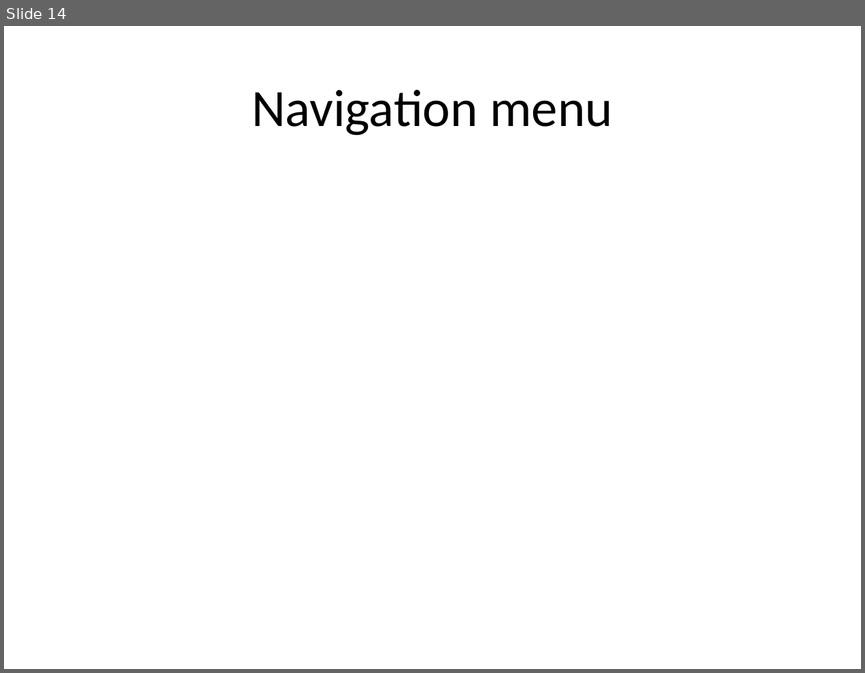
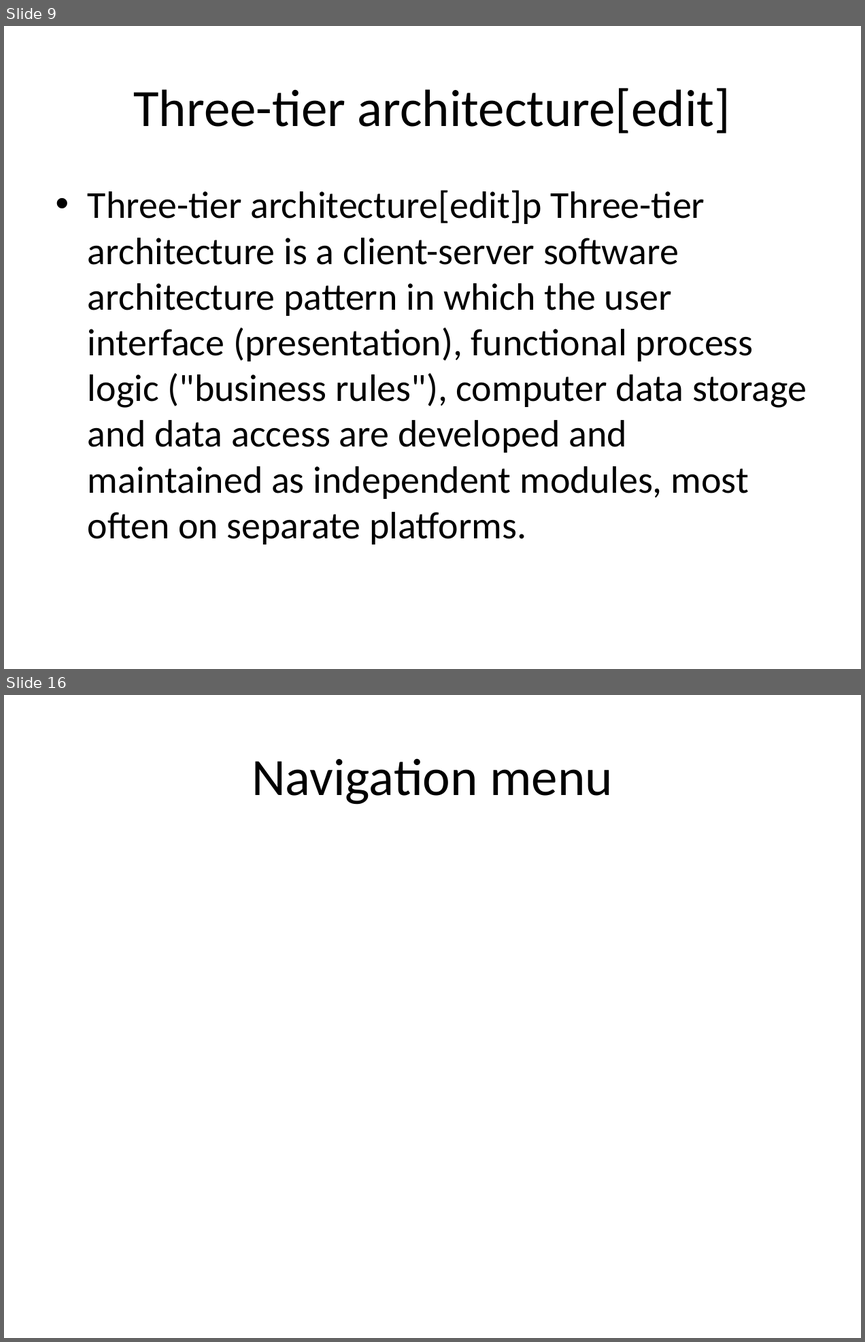
Before and after one commit to eppisai/Uplift---Smart-educational-Platform, a slide deck: AutoPPT-main/AutoPPT-main/something.pptx. Shown one above the other, each under a label of ours: slide 14 before the commit, slides 9 and 16 after it; the slides between them are not shown. The pictures are 865x673 and 865x1342 pixels, drawn with LibreOffice and Linux fonts; fonts in the diff are those of the drawing. Boxes give left, top, right and bottom in pixels: in the first picture for what was removed or moved away, otherwise in the second. Text is boxed around its words. In the diff, an @@ line names an element or a change of style, - is before the commit and + after.

```diff
--- a/AutoPPT-main/AutoPPT-main/something.pptx
+++ b/AutoPPT-main/AutoPPT-main/something.pptx
@@ slide 9 added at (4, 26, 861, 669), background #FFFFFF @@
@@ title added at (133, 88, 730, 133), 44 pt, text #000000 @@
+Three-tier architecture[edit]
@@ text added at (88, 190, 806, 544), 32 pt, text #000000 @@
+• Three-tier architecture[edit]p Three-tier architecture is a client-server software architecture pattern in which the user interface (presentation), functional process logic ("business rules"), computer data storage and data access are developed and maintained as independent modules, most often on separate platforms.
@@ what was slide 14 is now slide 16 @@
```
Also in this commit, not shown: 2 slides changed, 12 other slides added, 12 slides removed, 10 other files.
